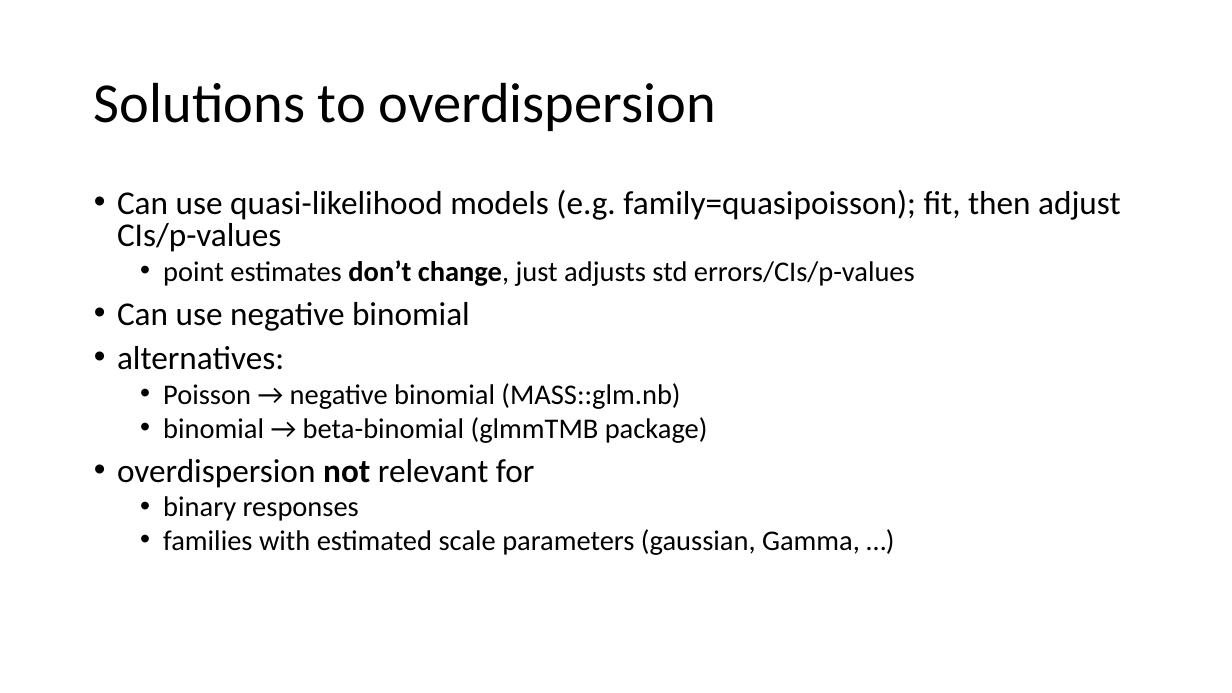
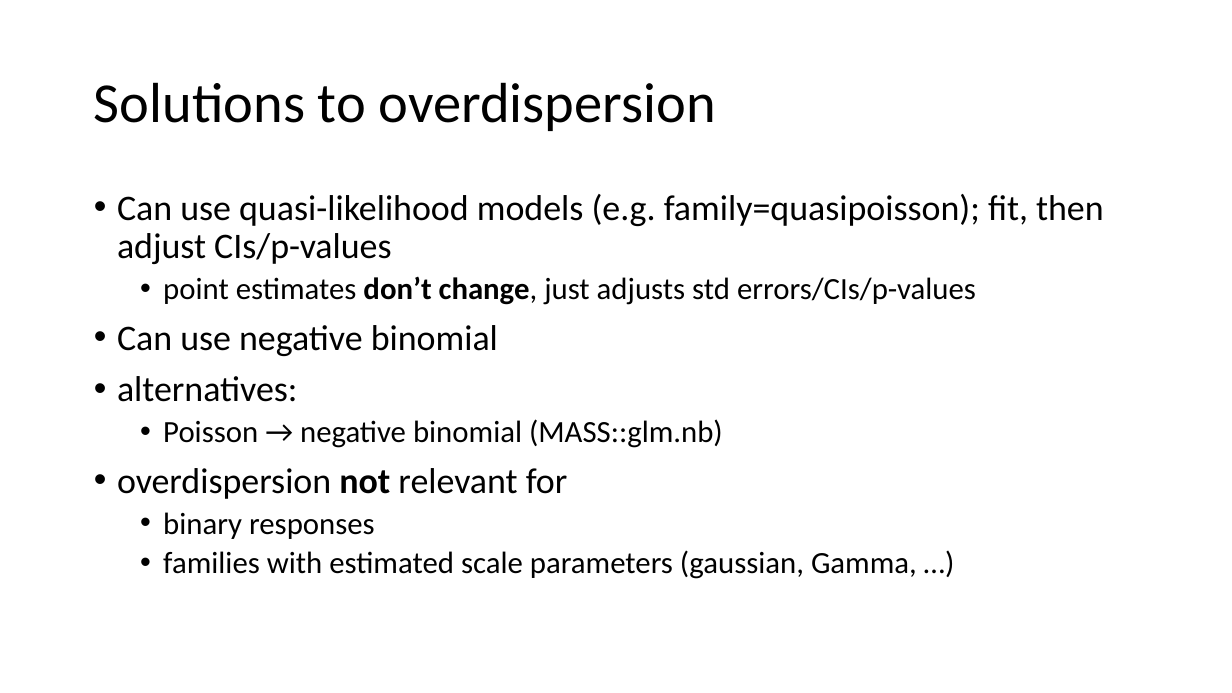
Before and after one commit to VTQuantMethodsEEB/klangwig, a slide deck: slide 38 of lectures/week_10_glms/le10_glms.pptx. Drawn at 1232x693 pixels with LibreOffice and Linux fonts; fonts in the diff are those of the drawing. Boxes give left, top, right and bottom in pixels: in the first picture for what was removed or moved away, otherwise in the second. Text is boxed around its words. In the diff, an @@ line names an element or a change of style, - is before the commit and + after.

```diff
--- a/lectures/week_10_glms/le10_glms.pptx
+++ b/lectures/week_10_glms/le10_glms.pptx
@@ text "Can use quasi-likelihood models (e.g. ..." at bbox=[117, 194, 1104, 579]: size 25.9 to 28 pt in "Can use quasi-likelihood models (e.g. family=quasipoisson);  ...", "Can use negative binomial", "alternatives:", "overdispersion not relevant for"; size 22.2 to 24 pt in "point estimates don’t change, just adjusts std ...", "Poisson → negative binomial (MASS::glm.nb)", "binary responses", "families with estimated scale parameters (gaussian, Gamma, ..."; line spacing 0.8 to 0.9 @@
@@ text at bbox=[163, 417, 708, 443]: paragraph removed @@
-  • binomial → beta-binomial (glmmTMB package)
```
Also in this commit, not shown: 6 other slides changed, 5 other files.
